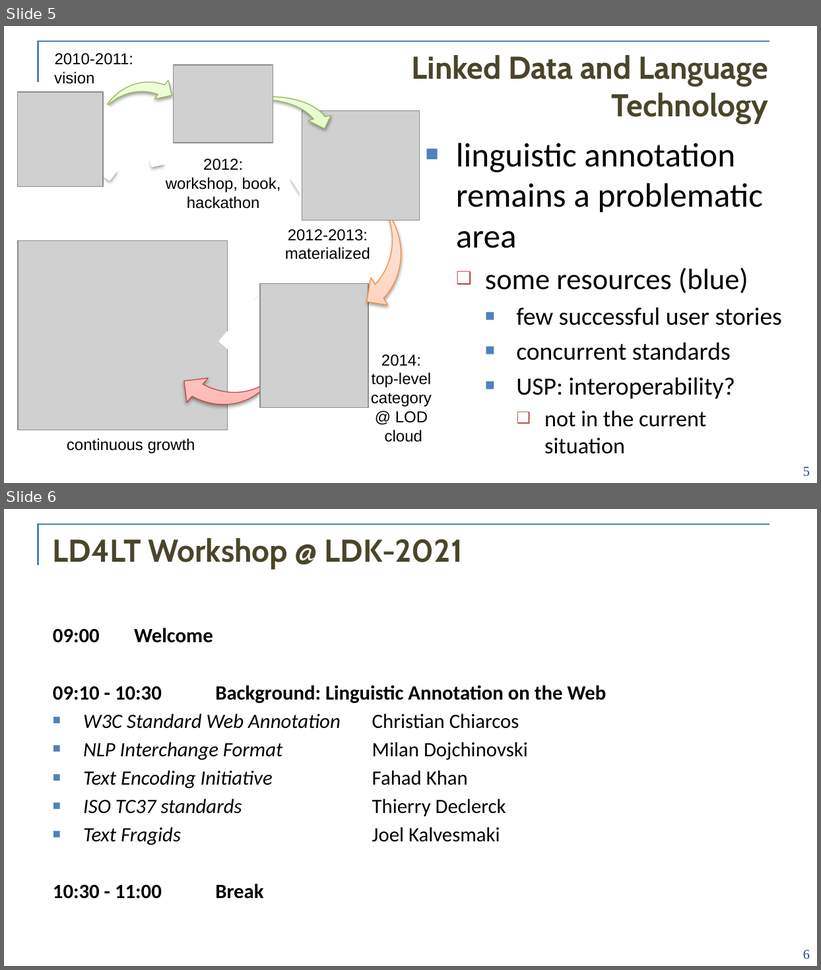
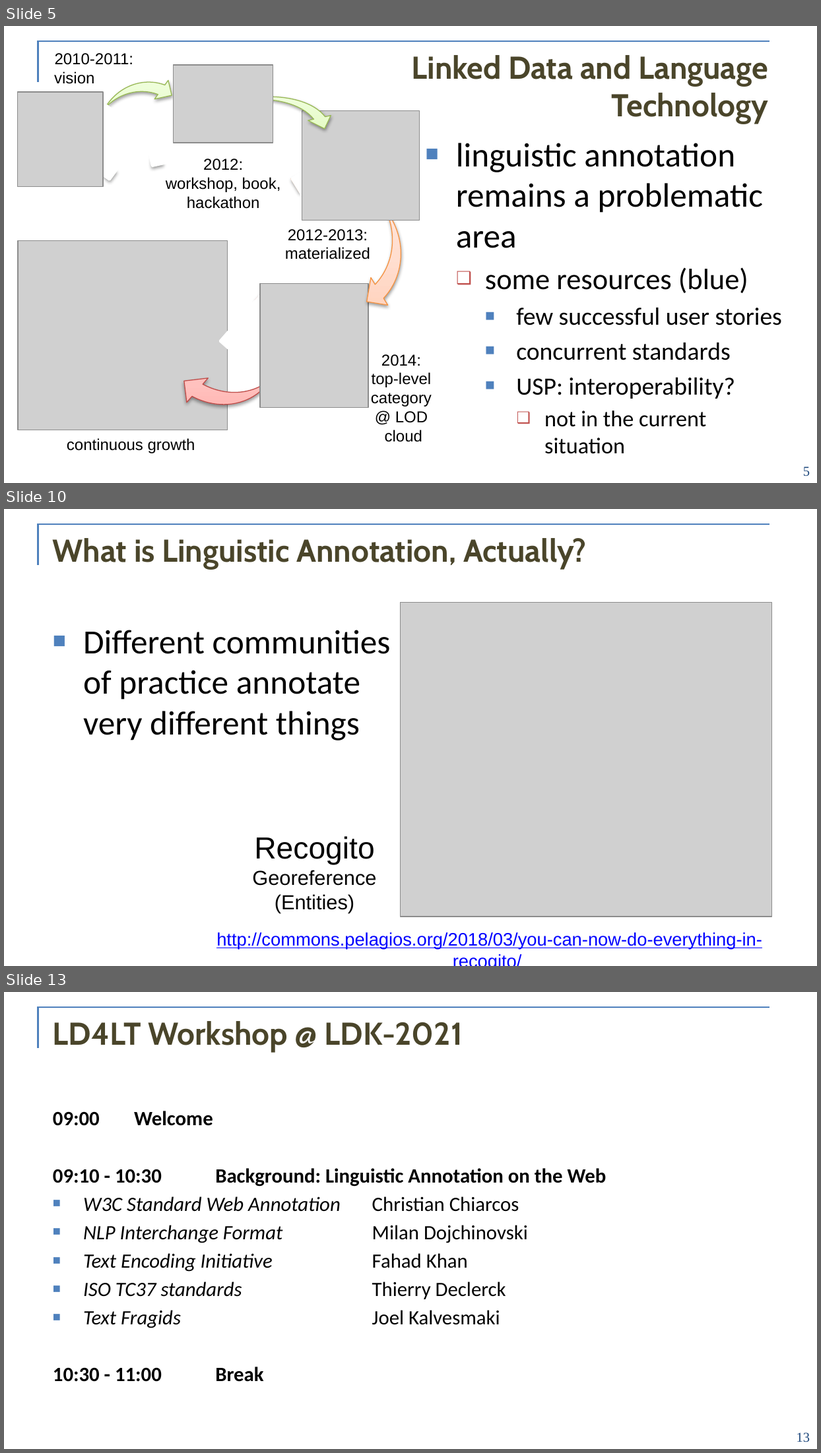
Before and after one commit to ld4lt/linguistic-annotation, a slide deck: doc/meetings/ldk-2021/0-welcome.pptx. Shown one above the other, each under a label of ours: slides 5 and 6 before the commit, slides 5, 10 and 13 after it; the slides between them are not shown. The pictures are 821x970 and 821x1453 pixels, drawn with LibreOffice and Linux fonts; fonts in the diff are those of the drawing; grey boxes stand for pictures; background and template pictures are left out. Boxes give left, top, right and bottom in pixels: in the first picture for what was removed or moved away, otherwise in the second. Text is boxed around its words. In the diff, an @@ line names an element or a change of style, - is before the commit and + after.

```diff
--- a/doc/meetings/ldk-2021/0-welcome.pptx
+++ b/doc/meetings/ldk-2021/0-welcome.pptx
@@ slide 10 added at (x1=4, y1=509, x2=817, y2=966), background #FFFFFF; not listed: 2 template elements that a slide beside it also shows @@
@@ title added at (x1=53, y1=538, x2=587, y2=569), 28 pt, text #4A452A, bold @@
+What is Linguistic Annotation, Actually?
@@ picture added at (x1=400, y1=603, x2=772, y2=917) @@
@@ text added at (x1=83, y1=630, x2=391, y2=741), 30 pt, text #000000 @@
+■ Different communities of practice annotate very different things
@@ text added at (x1=252, y1=836, x2=376, y2=914), 18 pt, text #000000 @@
+Recogito
+Georeference
+(Entities)
@@ text added at (x1=217, y1=933, x2=762, y2=950), 16 pt, text #0000FF, underline @@
+http://commons.pelagios.org/2018/03/you-can-now-do-everything-in-recogito/
@@ what was slide 6 is now slide 13 @@
@@ page number at (x1=797, y1=1433, x2=810, y2=1443): text changed @@
-6
+13
```
Also in this commit, not shown: 5 slides changed, 6 other slides added, 1 other file.
